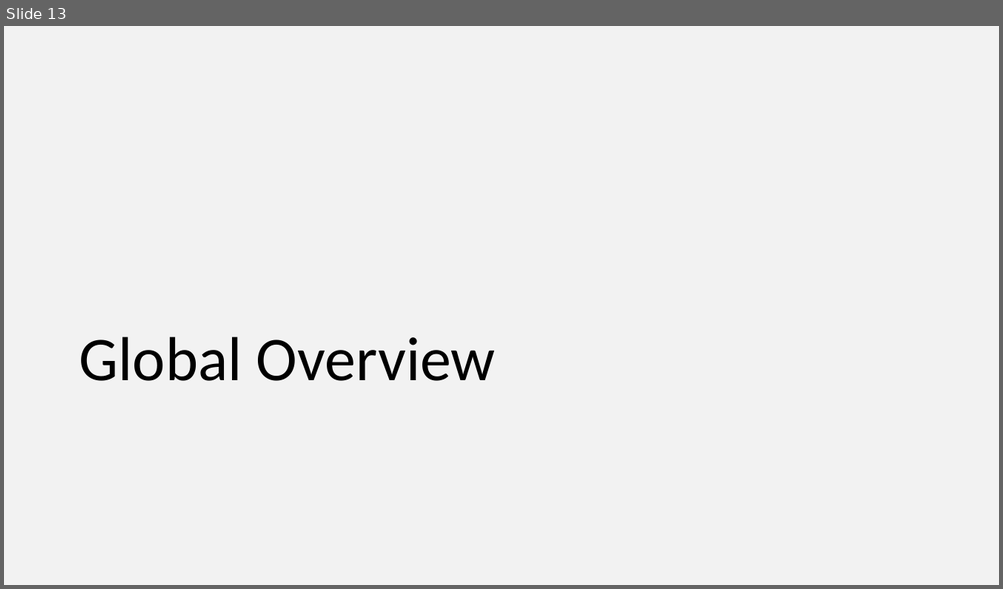
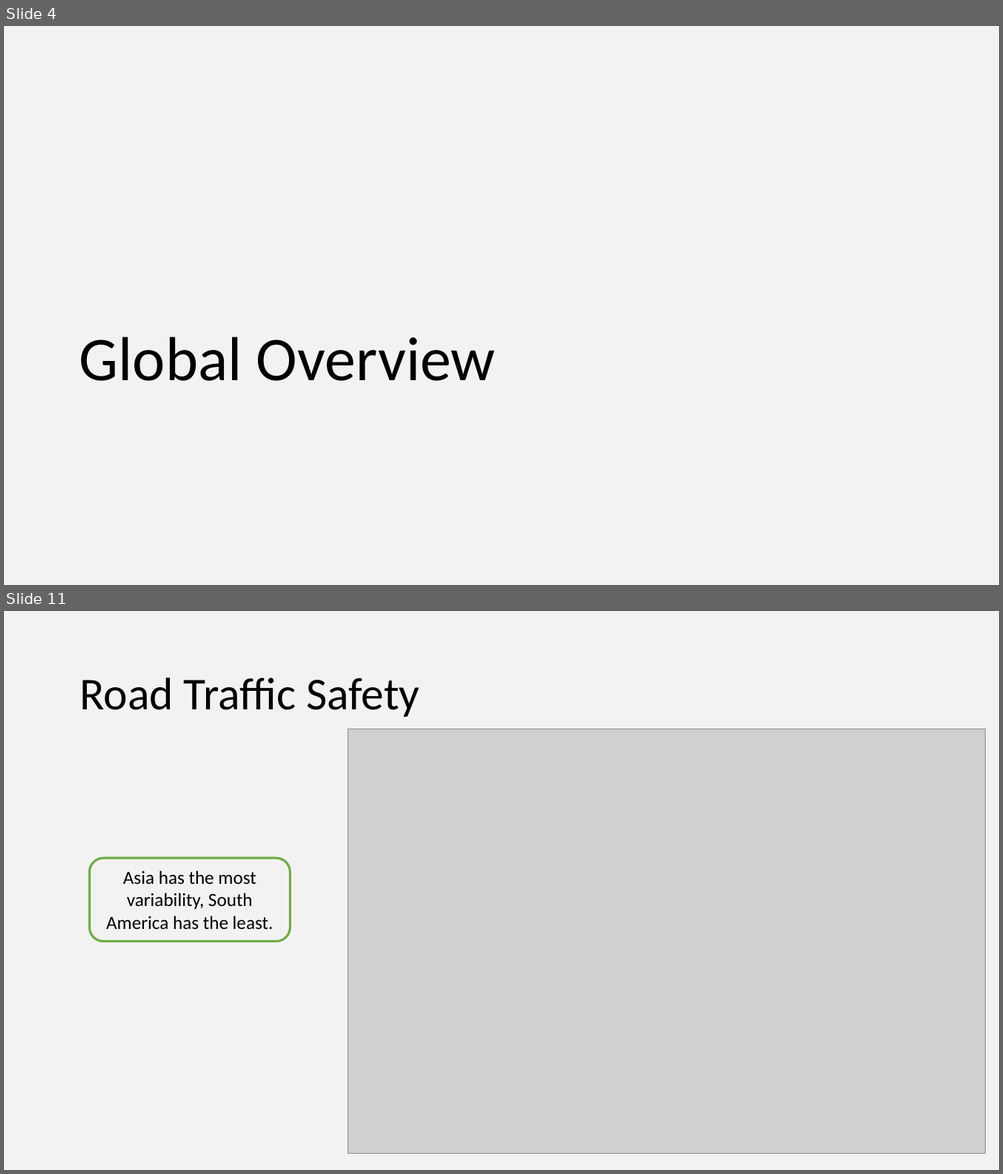
Before and after one commit to IE2020term2TeamE/Group_assigment2_DV, a slide deck: Group Assignment 02 - Group E_Consolidated.pptx. Shown one above the other, each under a label of ours: slide 13 before the commit, slides 4 and 11 after it; the slides between them are not shown. The pictures are 1003x589 and 1003x1174 pixels, drawn with LibreOffice and Linux fonts; fonts in the diff are those of the drawing; grey boxes stand for pictures. Boxes give left, top, right and bottom in pixels: in the first picture for what was removed or moved away, otherwise in the second. Text is boxed around its words. In the diff, an @@ line names an element or a change of style, - is before the commit and + after.

```diff
--- a/Group Assignment 02 - Group E_Consolidated.pptx
+++ b/Group Assignment 02 - Group E_Consolidated.pptx
@@ slide 11 added at <box>4,611,999,1170</box>, background #F2F2F2 @@
@@ title added at <box>79,678,419,717</box>, 44 pt, text #000000 @@
+Road Traffic Safety
@@ picture added at <box>347,729,984,1154</box> @@
@@ rounded rectangle added at <box>90,858,290,942</box>, outline #70AD47 2.25 pt, 18 pt, text #000000 @@
+Asia has the most variability, South America has the least.
@@ what was slide 13 is now slide 4 @@
```
Also in this commit, not shown: 3 slides changed, 14 other slides added, 12 slides removed.
